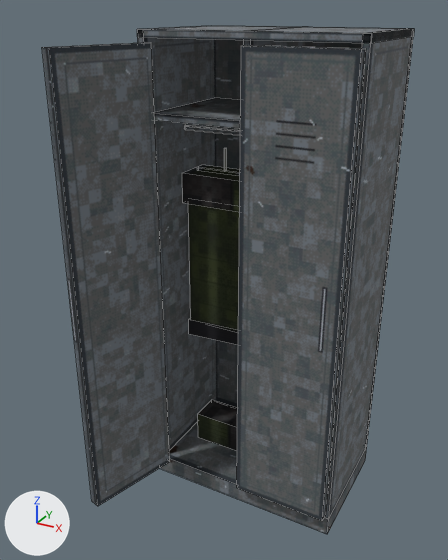
What one commit did to the FBX model exports/SM_Locker_Open_01.fbx.
Rendered twice from a 50 mm lens placed at (0.94, -2.07, 1.92), pointed at (-0.1, -0.19, 0.98). The lights are fixed; the arrows at lower left show +X, +Y and +Z. The older version comes first. Mesh edges are drawn as thin lines. Vertices at exactly the same position are counted once.

The older version as bpy lines, for what is in view:
```python
me_sm_locker_open_01 = bpy.data.meshes.new('SM_Locker_Open_01')
me_sm_locker_open_01.from_pydata(...)  # 128 vertices, 120 faces; spans x -0.46..0.4, y -0.65..0.25, z 0.0..1.85
me_sm_locker_open_01.materials.append(mat_mi_sm_locker_open_01)  # picture img_sm_locker_open_01_d_png
ob_sm_locker_open_01 = bpy.data.objects.new('SM_Locker_Open_01', me_sm_locker_open_01)
ob_sm_locker_open_01.location = (0.0, 0.0, 0.0)
```
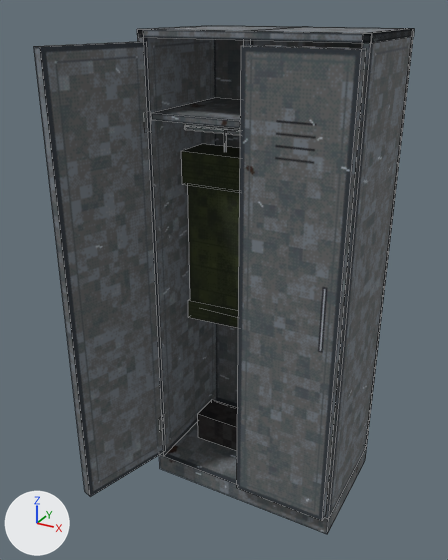
The change, as JSON lines over the scene's bpy script:
```json
{"block": "me_sm_locker_open_01", "where": "# used by ob_sm_locker_open_01; location = (0.0, 0.0, 0.0)"}
{"op": "remove", "block": "me_sm_locker_open_01", "code": "me_sm_locker_open_01.from_pydata(...)  # 128 vertices, 120 faces; spans x -0.46..0.4, y -0.65..0.25, z 0.0..1.85"}
{"op": "add", "block": "me_sm_locker_open_01", "code": "me_sm_locker_open_01.from_pydata(...)  # 144 vertices, 132 faces; spans x -0.52..0.4, y -0.62..0.25, z 0.0..1.85"}
{"block": "me_sm_locker_open_01", "change": "me_sm_locker_open_01 part 1: the loose piece of 8 vertices spanning x -0.46..-0.32, y -0.65..-0.28, z 0.1..1.81 is scaled about its middle by (1.06, 1.07, 1), then moved by (-0.06, 0.04, 0.0)"}
{"block": "me_sm_locker_open_01", "change": "me_sm_locker_open_01 part 2: the loose piece of 8 vertices spanning x -0.32..-0.08, y -0.01..0.0, z 1.33..1.34 is moved by (0.0, 0.0, 0.07)"}
{"block": "me_sm_locker_open_01", "change": "me_sm_locker_open_01 part 3: the loose piece of 14 vertices spanning x -0.21..-0.19, y -0.01..0.01, z 1.34..1.42 is moved by (0.0, 0.0, 0.07)"}
{"block": "me_sm_locker_open_01", "change": "me_sm_locker_open_01 part 4: the loose piece of 8 vertices spanning x -0.35..-0.05, y -0.08..0.08, z 1.21..1.33 is moved by (0.0, 0.0, 0.08)"}
{"block": "me_sm_locker_open_01", "change": "me_sm_locker_open_01 part 5: the loose piece of 8 vertices spanning x -0.33..-0.07, y -0.07..0.07, z 0.69..1.23 is moved by (0.0, 0.0, 0.06)"}
{"block": "me_sm_locker_open_01", "change": "me_sm_locker_open_01 part 6: the loose piece of 8 vertices spanning x -0.35..-0.05, y -0.08..0.09, z 0.63..0.7 is moved by (0.0, 0.0, 0.09)"}
{"block": "me_sm_locker_open_01", "change": "me_sm_locker_open_01 part 7: 40 kept faces spanning x -0.4..0.4, y -0.29..0.25, z 0.0..1.85 get new texture (UV) coordinates"}
{"block": "me_sm_locker_open_01", "change": "other edits to the shape of me_sm_locker_open_01 do not show in these pictures"}
```

Location of each change, (x1, y1, x2, y2) in pixels of the pictures (448 x 560 px; the box of a moved part takes in the faces that stretch with it):
```json
{"object": "SM_Locker_Open_01", "change": "reshaped", "before": [42, 26, 414, 534], "after": [34, 26, 414, 534]}
{"part": 1, "of": "me_sm_locker_open_01", "change": "moved or reshaped", "before": [42, 42, 170, 506], "after": [34, 41, 166, 496]}
{"part": 2, "of": "me_sm_locker_open_01", "change": "moved or reshaped", "before": [197, 167, 240, 176], "on screen": "not visible afterwards"}
{"part": 3, "of": "me_sm_locker_open_01", "change": "moved or reshaped", "before": [224, 148, 227, 171], "after": [224, 133, 227, 152]}
{"part": 4, "of": "me_sm_locker_open_01", "change": "moved or reshaped", "before": [182, 165, 240, 212], "after": [181, 144, 240, 193]}
{"part": 5, "of": "me_sm_locker_open_01", "change": "moved or reshaped", "before": [188, 204, 239, 333], "after": [188, 185, 240, 317]}
{"part": 6, "of": "me_sm_locker_open_01", "change": "moved or reshaped", "before": [189, 318, 238, 345], "after": [188, 299, 238, 328]}
{"part": 7, "of": "me_sm_locker_open_01", "change": "surface changed", "before": [154, 37, 378, 521], "after": [154, 37, 378, 521]}
```
